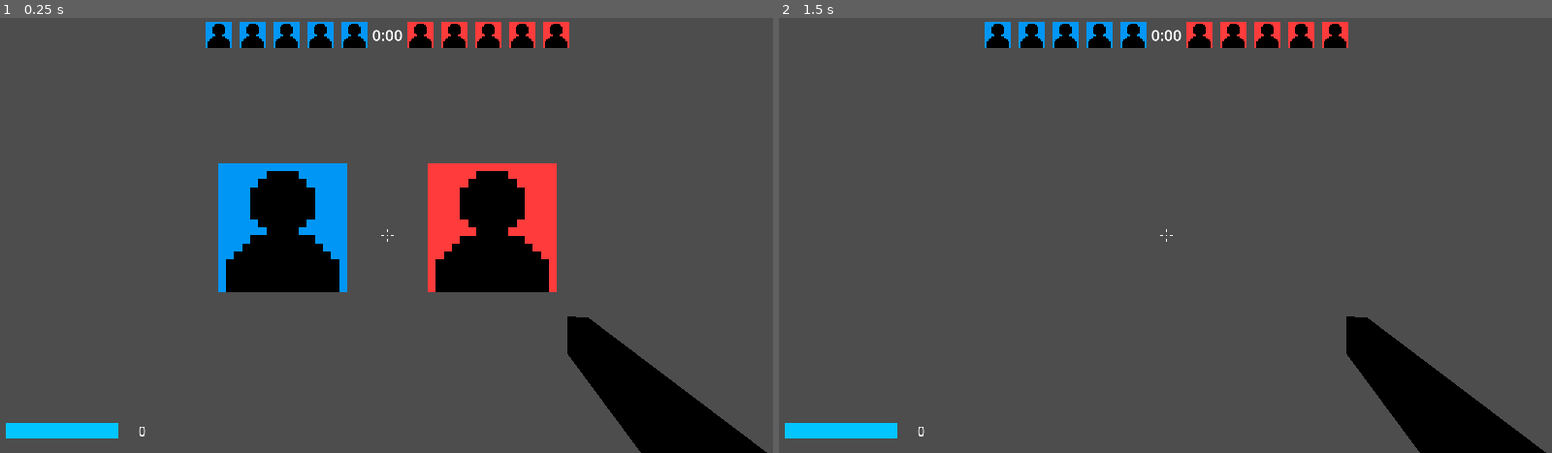
Above: before the commit, frames 1-2 (left to right).
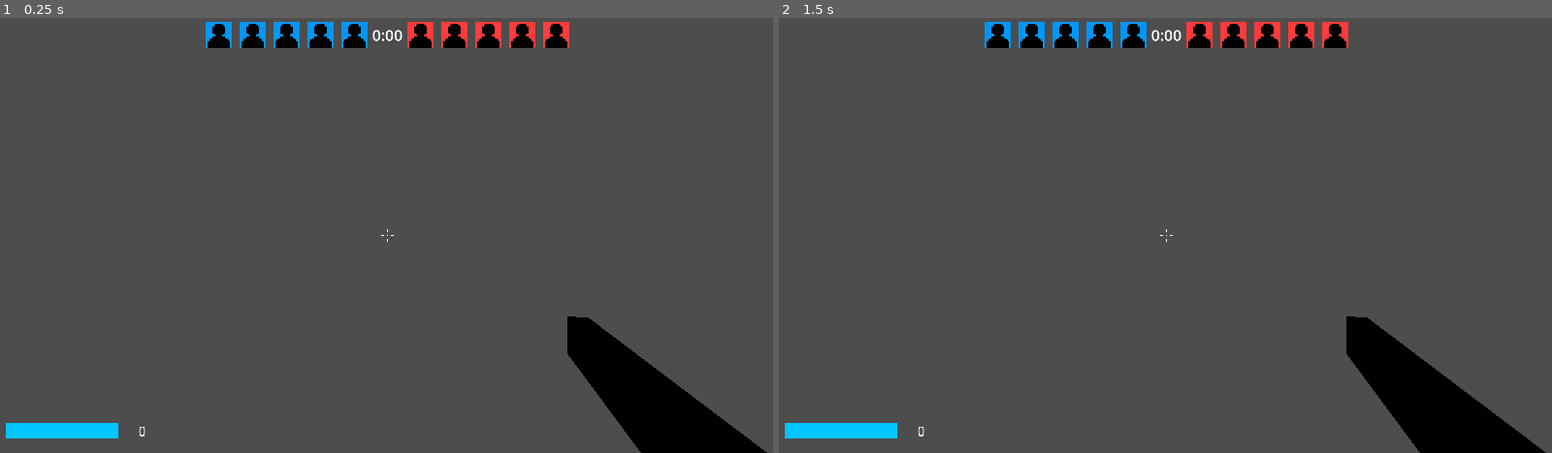
Above: after the commit, the same moments.

Repository: GermanGabelGames/fpsshooter
Game: Godot game, scene res://player/player.tscn
Two runs of this game, one before a commit and one after it. Both use one fixed random seed, a clock stepped at 60 frames per second and the inputs below. This scene is started directly instead of the project's main scene.
Inputs (mouse positions are in pixels of both pictures, inside the frame that each line leads up to):
- Up to frame 1 (0.25 s): no input
- Up to frame 2 (1.5 s): click (1065, 226) at 0.52 s; tap Enter at 1.25 s; move the mouse to (1211, 235) at 1.27 s; hold W (move_forward) from 1.28 s (still down); hold Ctrl (crouch) from 1.28 s (still down)

The runs differ from the first frame. In frame 1, 9.9% of the frame differs, in the area x 28-73%, y 33-64%; in frame 2, nothing differs.
Error in both runs: Invalid assignment of property or key 'toggle_mode' with value of type 'Nil' on a base object of type 'CheckBox (toogle_sneak.gd)'. (res://ui/scripts/toogle_sn…

Commit message:
2025-05-26-21:48
bug

Diff:
--- /dev/null
+++ b/Global.gd
@@ -0,0 +1,29 @@
+extends Node
+
+var MOUSE_SENSITIVITY = 1
+var TOGGLE_CROUCH = false
+var DOT_COLOR := Color(1, 1, 1)
+var username
+
+# Called when the node enters the scene tree for the first time.
+func _ready():
+	load_json()
+
+
+# Called every frame. 'delta' is the elapsed time since the previous frame.
+func _process(delta):
+	pass
+
+func load_json():
+	if FileAccess.file_exists("user://settings_data.json"):
+		var file = FileAccess.open("user://settings_data.json", FileAccess.READ)
+		var json_string = file.get_as_text()
+		file.close()
+		var result = JSON.parse_string(json_string)
+		if result and result.has("toggle_sneak"):
+			TOGGLE_CROUCH = result["toggle_sneak"]
+		if result and result.has("mouse_sense"):
+			MOUSE_SENSITIVITY = result["mouse_sense"]
+		if result and result.has("color_json"):
+				var c = result["color_json"]
+				DOT_COLOR = Color(c["r"], c["g"], c["b"], c["a"])
--- a/player/player.tscn
+++ b/player/player.tscn
@@ -204,6 +204,12 @@
 mesh = SubResource("CapsuleMesh_4flbx")
 skeleton = NodePath("../CollisionShape3D")
 
+[node name="username_label" type="Label3D" parent="."]
+transform = Transform3D(1, 0, 0, 0, 1, 0, 0, 0, 1, 0, 1.26225, 0)
+billboard = 1
+text = "Player"
+uppercase = true
+
 [node name="CammeraControler" type="Node3D" parent="."]
 transform = Transform3D(1, 0, 0, 0, 1, 0, 0, 0, 1, 0, 0.7, 0)
 
@@ -680,6 +686,7 @@
 vertical_alignment = 1
 
 [node name="team_pick" type="Control" parent="CammeraControler/Camera3D/hud"]
+visible = false
 texture_filter = 1
 layout_mode = 1
 anchors_preset = 8
--- a/player/scripts/player.gd
+++ b/player/scripts/player.gd
@@ -15,6 +15,7 @@
 @onready var raycast = $CammeraControler/Camera3D/RayCast3D
 @onready var escapemenu = $CammeraControler/Camera3D/hud/escape_menu
 @onready var team_pick_menu = $CammeraControler/Camera3D/hud/team_pick
+@onready var username_label = $username_label
 
 var damage = 10
 var MOUSE_SENSITIVITY
@@ -86,9 +87,7 @@
 	if DisplayServer.get_name() == "headless":
 		pass
 	else:
-		print("spieler gruppe")
-		add_to_group("players")
-		print(get_groups())
+		team_pick_menu.show()
 
 func _physics_process(delta):
 	if not is_multiplayer_authority(): return
--- a/project.godot
+++ b/project.godot
@@ -14,6 +14,10 @@
 run/main_scene="uid://b1o7r8dxdkr8l"
 config/features=PackedStringArray("4.4", "Forward Plus")
 config/icon="res://icon.svg"
+
+[autoload]
+
+Global="*res://Global.gd"
 
 [display]
 
--- a/ui/menu.tscn
+++ b/ui/menu.tscn
@@ -1,8 +1,7 @@
-[gd_scene load_steps=4 format=3 uid="uid://b1o7r8dxdkr8l"]
+[gd_scene load_steps=3 format=3 uid="uid://b1o7r8dxdkr8l"]
 
 [ext_resource type="Script" uid="uid://ctmrsclmvv5x0" path="res://ui/scripts/button.gd" id="1_bwjgb"]
-[ext_resource type="Script" uid="uid://ct7gcciuqugye" path="res://ui/scripts/loginbutton.gd" id="4_fcydj"]
-[ext_resource type="LabelSettings" uid="uid://bmsvsmwque35i" path="res://ui/default.tres" id="5_jbsda"]
+[ext_resource type="Script" uid="uid://bklqg605ncqgm" path="res://ui/scripts/username.gd" id="2_udkah"]
 
 [node name="Menu" type="Control"]
 layout_mode = 3
@@ -37,31 +36,22 @@
 text = "Spielen"
 script = ExtResource("1_bwjgb")
 
-[node name="login" type="Button" parent="."]
-layout_mode = 1
-anchors_preset = 8
-anchor_left = 0.5
-anchor_top = 0.5
-anchor_right = 0.5
-anchor_bottom = 0.5
-offset_left = -161.5
-offset_top = -76.0
-offset_right = 161.5
-offset_bottom = -8.0
-grow_horizontal = 2
-grow_vertical = 2
-text = "Login"
-script = ExtResource("4_fcydj")
-
-[node name="Label" type="Label" parent="."]
+[node name="TextEdit" type="TextEdit" parent="."]
 layout_mode = 0
 offset_left = 798.5
 offset_top = 464.0
 offset_right = 1121.5
 offset_bottom = 532.0
-label_settings = ExtResource("5_jbsda")
-horizontal_alignment = 1
-vertical_alignment = 1
+emoji_menu_enabled = false
+shortcut_keys_enabled = false
+selecting_enabled = false
+drag_and_drop_selection_enabled = false
+virtual_keyboard_enabled = false
+middle_mouse_paste_enabled = false
+empty_selection_clipboard_enabled = false
+use_custom_word_separators = true
+custom_word_separators = "-"
+script = ExtResource("2_udkah")
 
 [connection signal="pressed" from="Play" to="Play" method="_on_pressed"]
-[connection signal="pressed" from="login" to="login" method="_on_pressed"]
+[connection signal="text_changed" from="TextEdit" to="TextEdit" method="_on_text_changed"]
--- a/ui/scripts/croshair_color_picker.gd
+++ b/ui/scripts/croshair_color_picker.gd
@@ -1,23 +1,9 @@
 extends ColorPickerButton
 
-var DOT_COLOR := Color(1, 1, 1)
-
 func _ready():
-	load_json()
 	await ready
 	var picker = get_popup().get_child(0) as ColorPicker
 	picker.deferred_mode = false
 	picker.edit_alpha = false
 	picker.presets_visible = false
-	$".".color = DOT_COLOR
-
-func load_json():
-	if FileAccess.file_exists("user://settings_data.json"):
-		var file = FileAccess.open("user://settings_data.json", FileAccess.READ)
-		var json_string = file.get_as_text()
-		file.close()
-		var result = JSON.parse_string(json_string)
-		if result:
-			if result.has("color_json"):
-				var c = result["color_json"]
-				DOT_COLOR = Color(c["r"], c["g"], c["b"], c["a"])
+	$".".color = Global.DOT_COLOR
--- a/ui/scripts/settings_data.gd
+++ b/ui/scripts/settings_data.gd
@@ -36,11 +36,11 @@
 		file.close()
 		var result = JSON.parse_string(json_string)
 		if result and result.has("toggle_sneak"):
-			toggle_sneak = result["toggle_sneak"]
+			Global.MOUSE_SENSITIVITY = result["toggle_sneak"]
 		if result and result.has("color"):
-			color_load = result["color"]
+			Global.DOT_COLOR = result["color"]
 		if result and result.has("mouse_sense"):
-			mouse_sense = result["mouse_sense"]
+			Global.MOUSE_SENSITIVITY = result["mouse_sense"]
 
 func _on_color_picker_button_color_changed(color):
 	color_json = color
--- /dev/null
+++ b/ui/scripts/username.gd
@@ -0,0 +1,15 @@
+extends TextEdit
+
+@onready var username_text = $"."
+
+# Called when the node enters the scene tree for the first time.
+func _ready():
+	pass # Replace with function body.
+
+
+# Called every frame. 'delta' is the elapsed time since the previous frame.
+func _process(delta):
+	pass
+
+func _on_text_changed():
+	Global.username = username_text.text
Not shown, added: Global.gd.uid
Not shown, added: ui/scripts/username.gd.uid
Not shown, changed: test.exe
Not shown, changed: test.pck
